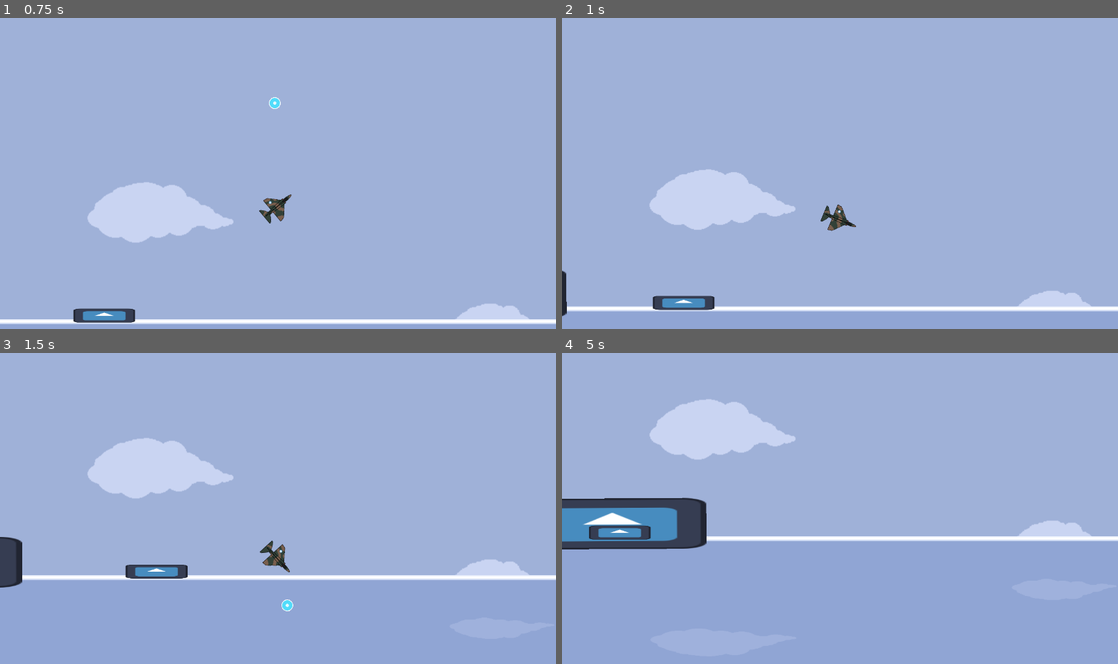
Above: before the commit, frames 1-4 (two rows, left to right).
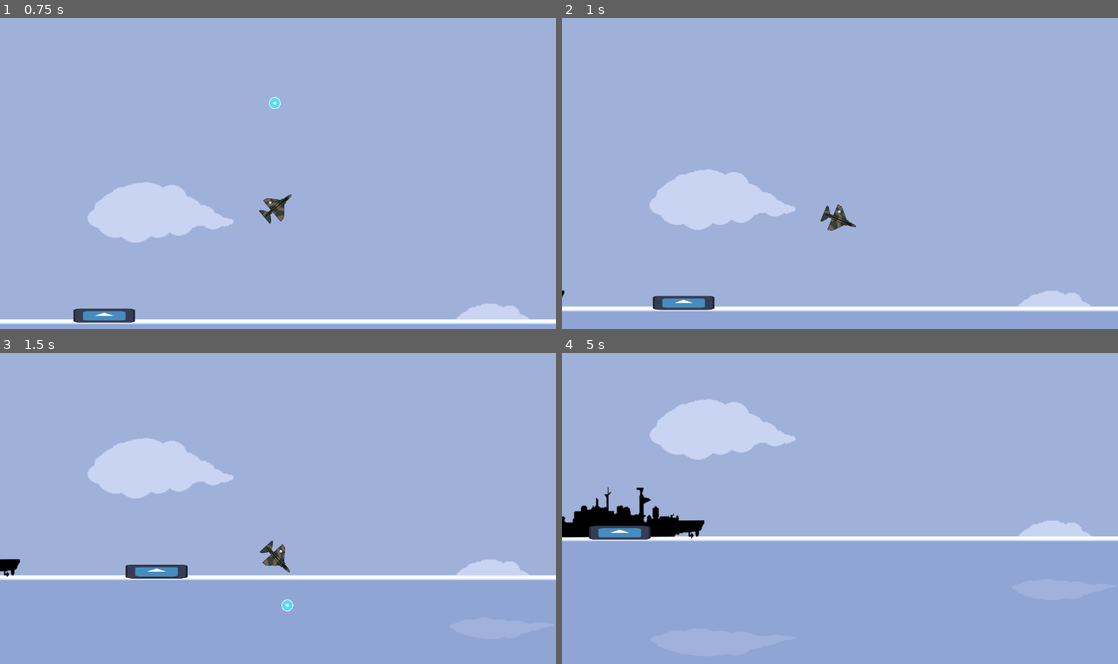
Above: after the commit, the same moments.

Repository: NicolasLaure/AceStrider
Game: Godot game, scene res://Scenes/nacho_test_scene.tscn
Two runs of this game, one before a commit and one after it. Both use one fixed random seed, a clock stepped at 60 frames per second and the inputs below. This scene is started directly instead of the project's main scene. The engine's default icon, where the game draws it, is replaced by a stand-in: a white triangle on a blue panel in a dark square.
Inputs:
- Up to frame 1 (0.75 s): hold D from 0.53 s (still down); hold Space (Shoot) from 0.53 s (still down)
- Up to frame 2 (1 s): keep holding D; keep holding Space (Shoot)
- Up to frame 3 (1.5 s): release D at 1.28 s; release Space (Shoot) at 1.28 s; hold A from 1.28 s (still down); tap Space (Shoot) at 1.35 s
- Up to frame 4 (5 s): release A at 2.03 s; hold D 2.03-2.78 s; hold Space (Shoot) 2.03-2.78 s; hold W (Thrust) 2.78-3.53 s; tap Space (Shoot) at 2.85, 4.35 s; hold Space (Shoot) 3.53-4.28 s; hold A from 3.53 s (still down)

Frame 1 is identical in both runs. In frame 2, 0.1% of the frame differs, in the area x 0-1%, y 81-96%; in frame 3, 0.6%; in frame 4, 3.8%, in the area x 0-26%, y 43-64%.
Error before the commit: Attempt to call function 'set_modulate' in base 'null instance' on a null instance. (res://Scripts/PlayerController.gd:85)
Error after the commit: Invalid access to property or key 'position' on a base object of type 'null instance'. (res://Scripts/big_ship.tscn::GDScript_gibry:31)

Commit message:
Add big ship sprays

Diff:
--- a/Scripts/Bullet.tscn
+++ b/Scripts/Bullet.tscn
@@ -8,10 +8,14 @@
 var speed = 500;
 var dir:Vector2;
 
+
+
 func _physics_process(delta):
 	dir = Vector2.from_angle(rotation - deg_to_rad(90));
 	translate(dir * delta * speed);
 pass
+
+
 "
 
 [sub_resource type="CircleShape2D" id="CircleShape2D_gorws"]
--- a/Scripts/big_ship.tscn
+++ b/Scripts/big_ship.tscn
@@ -1,6 +1,6 @@
 [gd_scene load_steps=4 format=3 uid="uid://c5hol6vrdyx6n"]
 
-[ext_resource type="Texture2D" uid="uid://bjr0u8jj8p0k2" path="res://icon.svg" id="1_5cvhd"]
+[ext_resource type="Texture2D" uid="uid://ct57saxsk2dho" path="res://Sprites/BIG SHIP.png" id="1_4p1f6"]
 
 [sub_resource type="GDScript" id="GDScript_gibry"]
 script/source = "extends CharacterBody2D
@@ -13,6 +13,7 @@
 var shootTimer:float
 var shootCooldown:float = 1
 const bulletPath = preload(\"res://Scripts/Bullet.tscn\")
+var currentPlayerPosition
 
 func _physics_process(delta):
 	if (timer >= movingCooldown):
@@ -32,6 +33,8 @@
 
 	translate(dir * SPEED * delta)
 
+	currentPlayerPosition = get_tree().root.get_node(\"LevelScene/Player\").position
+
 	if (shootTimer >= shootCooldown):
 		shootTimer = 0
 		Shoot();
@@ -42,16 +45,14 @@
 func Shoot():
 	var bullet = bulletPath.instantiate()
 
-	var playerPosition = get_tree().root.get_node(\"LevelScene/Player\").position
-
 	get_parent().add_child(bullet)
 	bullet.position = $Marker2D.global_position
 
 	velocity.y -= dir.y
 	velocity.x -= dir.x
 
-	bullet.dir = playerPosition - position
-	bullet.rotation = rad_to_deg(atan2(bullet.dir.y, bullet.dir.x))
+	var bulletDir:Vector2 = currentPlayerPosition - position
+	bullet.rotation = 360 - (rad_to_deg(atan2(bulletDir.x, bulletDir.y)))
 pass
 
 "
@@ -63,9 +64,10 @@
 script = SubResource("GDScript_gibry")
 
 [node name="Sprite2D" type="Sprite2D" parent="."]
+position = Vector2(-0.46746, -16.266)
 rotation = -0.00558264
-scale = Vector2(2.11719, 0.570313)
-texture = ExtResource("1_5cvhd")
+scale = Vector2(0.990461, 1.01)
+texture = ExtResource("1_4p1f6")
 
 [node name="CollisionShape2D" type="CollisionShape2D" parent="."]
 rotation = -0.00558264
Binary file added: Sprites/BIG SHIP.png
Not shown, added: Sprites/BIG SHIP.png.import
